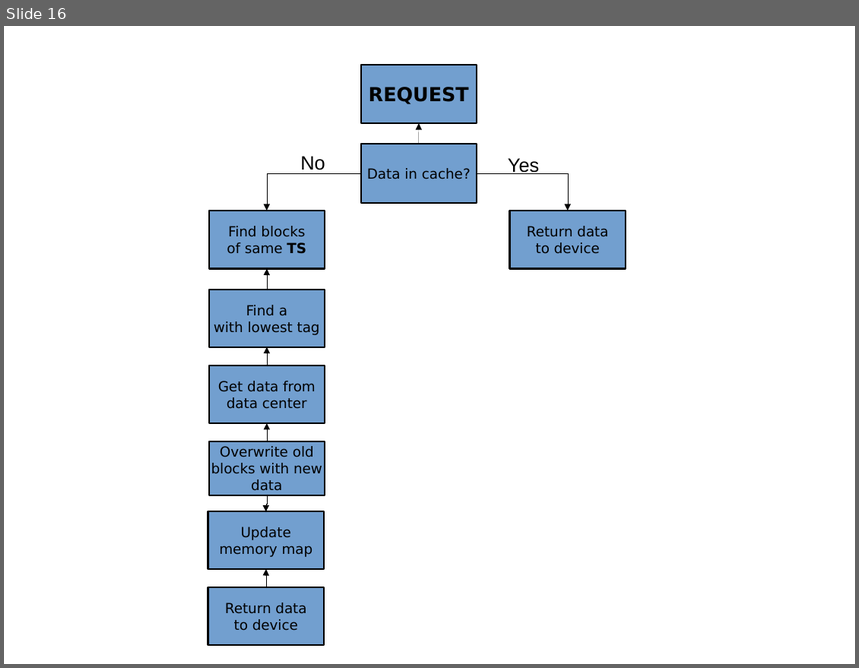
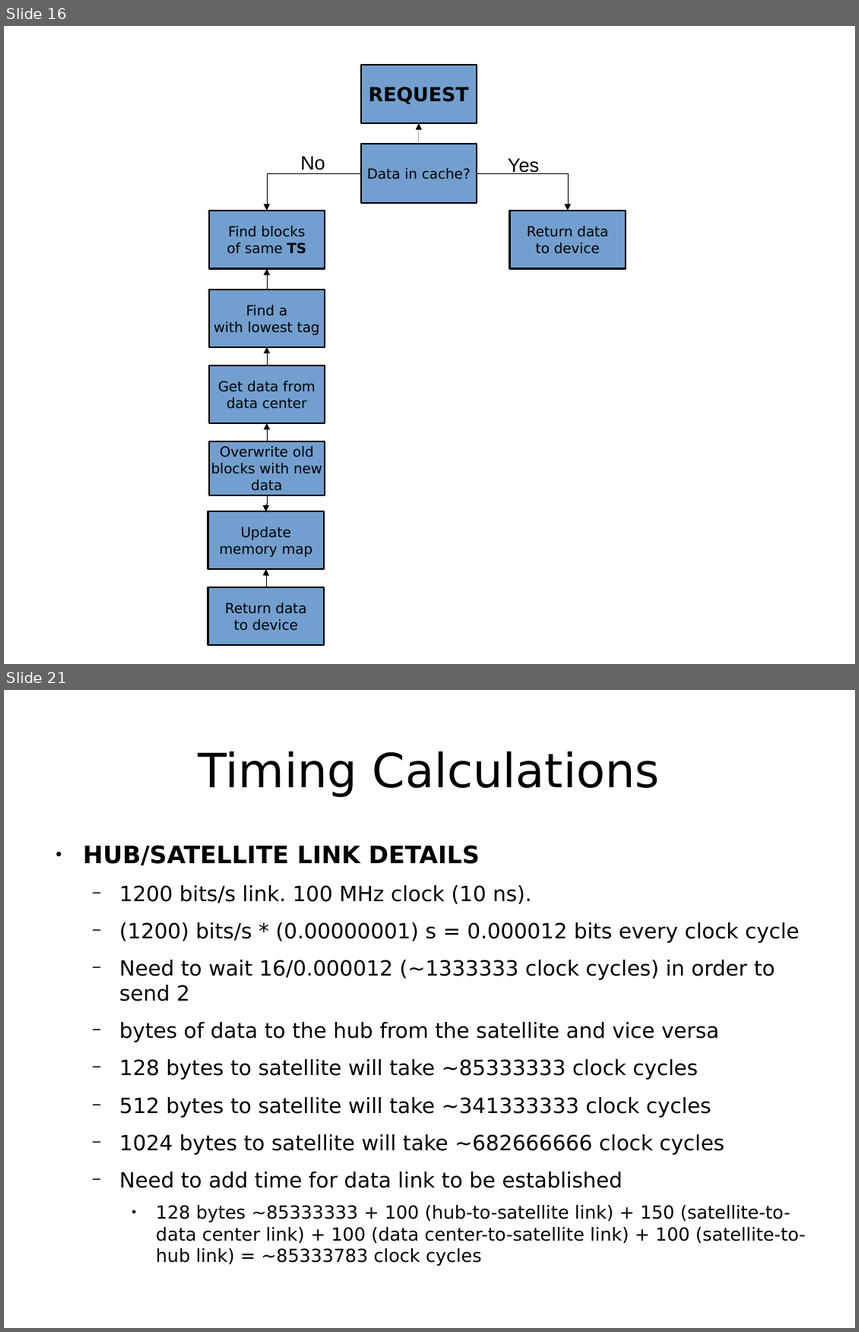
Before and after one commit to Sugarsplash/ece485, a slide deck: doc/presentation.odp. Shown one above the other, each under a label of ours: slide 16 before the commit, slides 16 and 21 after it; the slides between them are not shown. The pictures are 859x668 and 859x1332 pixels, drawn with LibreOffice and Linux fonts; fonts in the diff are those of the drawing. Boxes give left, top, right and bottom in pixels: in the first picture for what was removed or moved away, otherwise in the second. Text is boxed around its words. In the diff, an @@ line names an element or a change of style, - is before the commit and + after.

```diff
--- a/doc/presentation.odp
+++ b/doc/presentation.odp
@@ slide 21 added at bbox=[4, 690, 855, 1328], background #FFFFFF @@
@@ title added at bbox=[199, 751, 660, 797], 44 pt, text #000000 @@
+Timing Calculations
@@ text added at bbox=[83, 845, 806, 1266], 19.6 pt, text #000000 @@
+● HUB/SATELLITE LINK DETAILS
+  − 1200 bits/s link. 100 MHz clock (10 ns).
+  − (1200) bits/s * (0.00000001) s = 0.000012 bits every clock cycle
+  − Need to wait 16/0.000012 (~1333333 clock cycles) in order to send 2
+  − bytes of data to the hub from the satellite and vice versa
+  − 128 bytes to satellite will take ~85333333 clock cycles
+  − 512 bytes to satellite will take ~341333333 clock cycles
+  − 1024 bytes to satellite will take ~682666666 clock cycles
+  − Need to add time for data link to be established
+    ● 128 bytes ~85333333 + 100 (hub-to-satellite link) + 150 (satellite-to-data center link) + 100 (data center-to-satellite link) + 100 (satellite-to-hub link) = ~85333783 clock cycles
```
Also in this commit, not shown: 2 slides changed, 3 other slides added.
